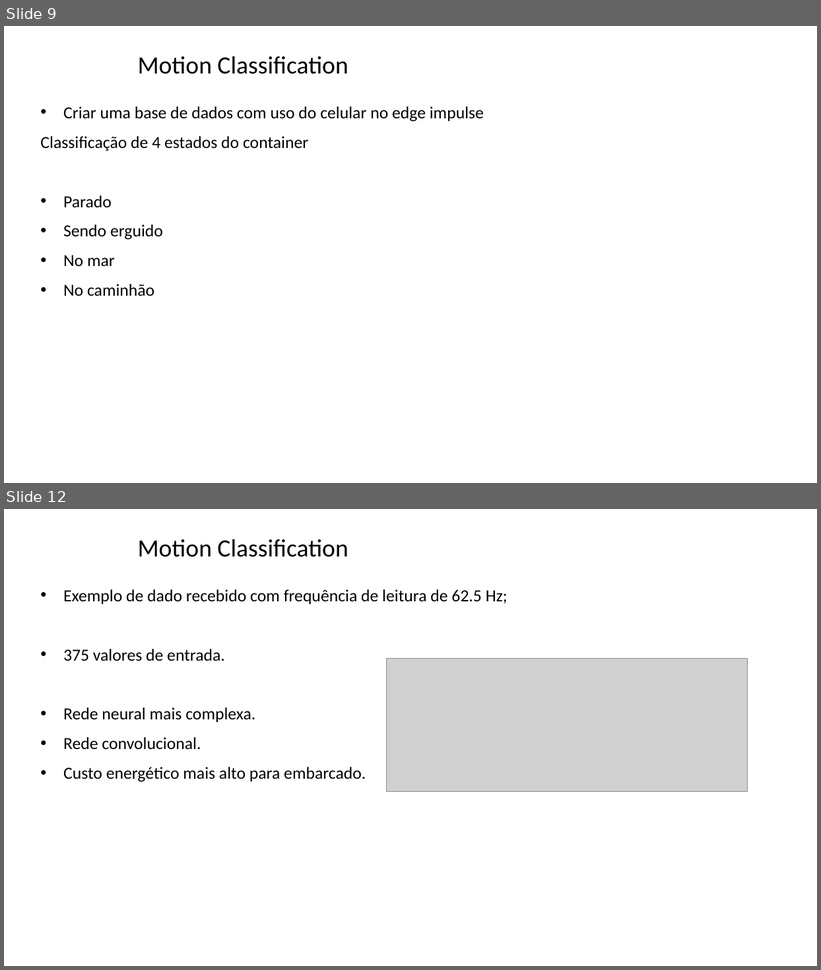
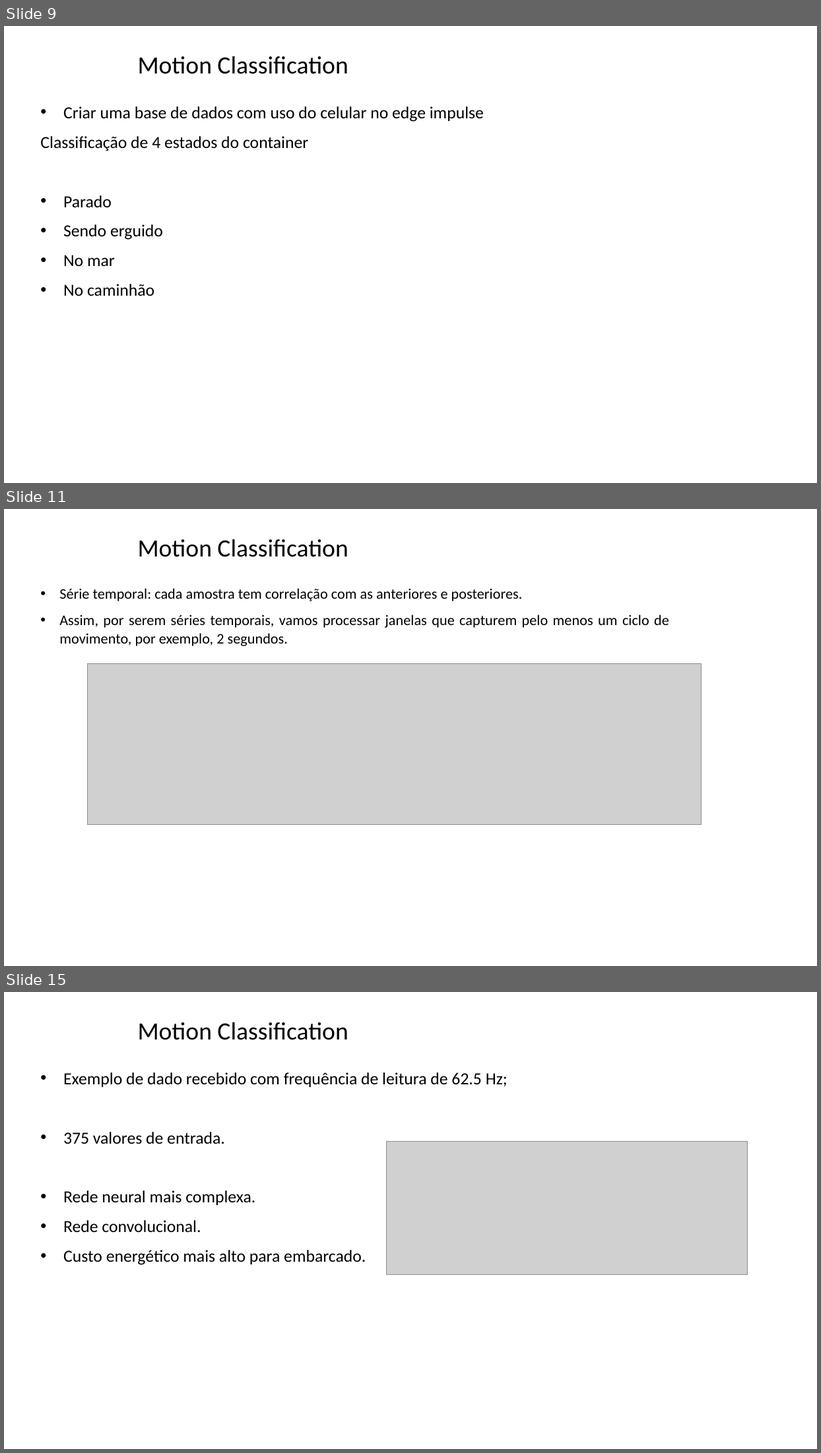
Before and after one commit to zz4fap/tp557-iot-ml, a slide deck: slides/TP557_15_classificação de movimentos.pptx. Shown one above the other, each under a label of ours: slides 9 and 12 before the commit, slides 9, 11 and 15 after it; the slides between them are not shown. The pictures are 821x970 and 821x1453 pixels, drawn with LibreOffice and Linux fonts; fonts in the diff are those of the drawing; grey boxes stand for pictures; background and template pictures are left out. Boxes give left, top, right and bottom in pixels: in the first picture for what was removed or moved away, otherwise in the second. Text is boxed around its words. In the diff, an @@ line names an element or a change of style, - is before the commit and + after.

```diff
--- a/slides/TP557_15_classificação de movimentos.pptx
+++ b/slides/TP557_15_classificação de movimentos.pptx
@@ slide 11 added at (x1=4, y1=509, x2=817, y2=966), background picture (left out) @@
@@ title added at (x1=138, y1=539, x2=348, y2=557), 29.3 pt, text #000000 @@
+Motion Classification
@@ text added at (x1=59, y1=588, x2=669, y2=646), 17.3 pt, text #000000 @@
+• Série temporal: cada amostra tem correlação com as anteriores e posteriores.
+• Assim, por serem séries temporais, vamos processar janelas que capturem pelo menos um ciclo de movimento, por exemplo, 2 segundos.
@@ picture added at (x1=87, y1=664, x2=701, y2=825) @@
@@ what was slide 12 is now slide 15 @@
```
Also in this commit, not shown: 2 slides changed, 2 other slides added.
